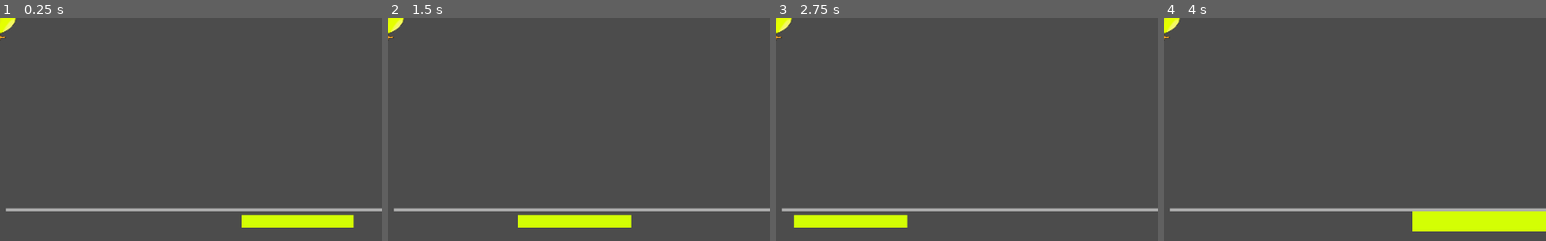
Above: before the commit, frames 1-4 (left to right).
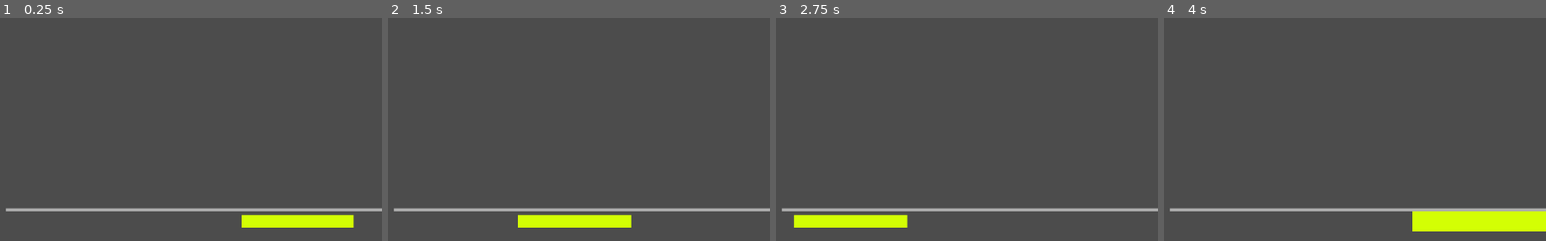
Above: after the commit, the same moments.

Repository: slavi010/ludumdare-47
Game: Godot game, scene res://Main.tscn
Two runs of this game, one before a commit and one after it. Both use one fixed random seed, a clock stepped at 60 frames per second and the inputs below.
Inputs:
- Up to frame 1 (0.25 s): no input
- Up to frame 2 (1.5 s): hold Right (ui_right) 0.53-1.28 s; hold Space (ui_select) 0.53-1.28 s; tap Space (ui_select) at 1.35 s
- Up to frame 3 (2.75 s): tap Space (ui_select) at 1.52, 1.82 s; hold Right (ui_right) from 2.03 s (still down); hold Space (ui_select) from 2.03 s (still down)
- Up to frame 4 (4 s): tap Enter at 2.75 s; release Space (ui_select) at 2.78 s; tap Space (ui_select) at 2.85, 3.02, 3.32 s; release Right (ui_right) at 3.53 s; hold Space (ui_select) from 3.53 s (still down)
The pictures show only the part of the screen within x 0-50%, y 0-50%; the shares and areas given below are measured in that part.

The runs differ from the first frame. In frame 1, 0.2% of the frame differs, in the area x 0-5%, y 0-10%; in frame 2, 0.2%; in frame 3, 0.2%; in frame 4, 0.2%.

Commit message:
add sprites

Diff:
--- a/src/Main.tscn
+++ b/src/Main.tscn
@@ -8,7 +8,7 @@
 script = ExtResource( 1 )
 
 [node name="Dodo" parent="." instance=ExtResource( 2 )]
-position = Vector2( 505.65, 153.715 )
+position = Vector2( 508.623, 168.58 )
 
 [node name="Rythme" type="Timer" parent="."]
 wait_time = 0.4
--- a/src/Player/Dodo.gd
+++ b/src/Player/Dodo.gd
@@ -2,7 +2,7 @@
 
 signal sp
 
-var grav = 400
+var grav = 0
 var TAILLE_ECRANT2 = get_viewport_rect().size
 var speed_player = 400
 var nbsp = 3 #Le nombre de sp va de 0 à 3
@@ -10,6 +10,7 @@
 # Called when the node enters the scene tree for the first time.
 func _ready():
 	$AnimatedSprite.animation = "1walk"
+	position = TAILLE_ECRANT2
 	pass # Replace with function body.
 
 func sp_bar(): #Gère la barre de SP
@@ -20,16 +21,18 @@
 func _process(delta):
 	var velocity = Vector2.ZERO #Mouvement du joueur en 2D
 
-	velocity.y = grav
-	velocity = velocity * speed_player
+	#velocity.y = grav
+	#velocity = velocity * speed_player
 	if Input.is_action_pressed("ui_select"):
-		velocity.y -= 100
+		velocity.y -= 1
 	if Input.is_action_pressed("ui_right"):
-		velocity.x += 100
+		velocity.x += 1
 	#if velocity.y < 0: #Lors d'un saut, on passe au sprite "jump"
 		#$AnimatedSprite.animation = "jump"
 	#if velocity.y > 0: #Lors d'une déscente, on passe au sprite "drop"
 		#$AnimatedSprite.animation = "drop"
-	position += velocity*delta
+	position += velocity*speed_player
 	position.x = clamp(position.x, 0, TAILLE_ECRANT2.x) #Limitation du déplacement sur l'écran
 	position.y = clamp(position.y, 0, TAILLE_ECRANT2.y)
+
+#func jump():
--- a/src/Player/Dodo.tscn
+++ b/src/Player/Dodo.tscn
@@ -1,26 +1,33 @@
-[gd_scene load_steps=8 format=2]
+[gd_scene load_steps=10 format=2]
 
 [ext_resource path="res://Player/Dodo.gd" type="Script" id=1]
 [ext_resource path="res://Player/dodoD.png" type="Texture" id=2]
 [ext_resource path="res://Player/playerGrey_up2.png" type="Texture" id=3]
 [ext_resource path="res://Player/playerGrey_up1.png" type="Texture" id=4]
 [ext_resource path="res://Player/dodoMarcheA2.png" type="Texture" id=5]
+[ext_resource path="res://Player/Dodo_Saute2.png" type="Texture" id=6]
+[ext_resource path="res://Player/Dodo_Saute.png" type="Texture" id=7]
 
 [sub_resource type="SpriteFrames" id=1]
 animations = [ {
-"frames": [ ExtResource( 2 ), ExtResource( 5 ) ],
+"frames": [ ExtResource( 4 ), ExtResource( 3 ) ],
 "loop": true,
-"name": "1walk",
+"name": "drop",
 "speed": 5.0
 }, {
-"frames": [ ExtResource( 4 ), ExtResource( 3 ) ],
+"frames": [  ],
+"loop": true,
+"name": "planer",
+"speed": 5.0
+}, {
+"frames": [ ExtResource( 7 ), ExtResource( 6 ) ],
 "loop": true,
 "name": "jump",
 "speed": 5.0
 }, {
-"frames": [ ExtResource( 4 ), ExtResource( 3 ) ],
+"frames": [ ExtResource( 2 ), ExtResource( 5 ) ],
 "loop": true,
-"name": "drop",
+"name": "walk",
 "speed": 5.0
 } ]
 
@@ -28,7 +35,7 @@
 extents = Vector2( 26.0329, 29.5982 )
 
 [node name="Dodo" type="Area2D"]
-position = Vector2( 53.6581, 47.6649 )
+position = Vector2( 67.1429, 60.0259 )
 script = ExtResource( 1 )
 __meta__ = {
 "_edit_group_": true
@@ -37,8 +44,7 @@
 [node name="AnimatedSprite" type="AnimatedSprite" parent="."]
 scale = Vector2( 0.25, 0.25 )
 frames = SubResource( 1 )
-animation = "1walk"
-frame = 1
+animation = "planer"
 playing = true
 
 [node name="CollisionShape2D" type="CollisionShape2D" parent="."]
Binary file added: src/Player/Dodo_Saute.png
Not shown, added: src/Player/Dodo_Saute.png.import
Binary file added: src/Player/Dodo_Saute2.png
Not shown, added: src/Player/Dodo_Saute2.png.import
Binary file added: src/image/Pastq.png
Not shown, added: src/image/Pastq.png.import
Binary file added: src/image/Pastq_blush.png
Not shown, added: src/image/Pastq_blush.png.import
Binary file added: src/image/Pastq_noice (1).png
Not shown, added: src/image/Pastq_noice (1).png.import
Binary file added: src/image/Pastq_noice.png
Not shown, added: src/image/Pastq_noice.png.import
(and 4 more such lines)
